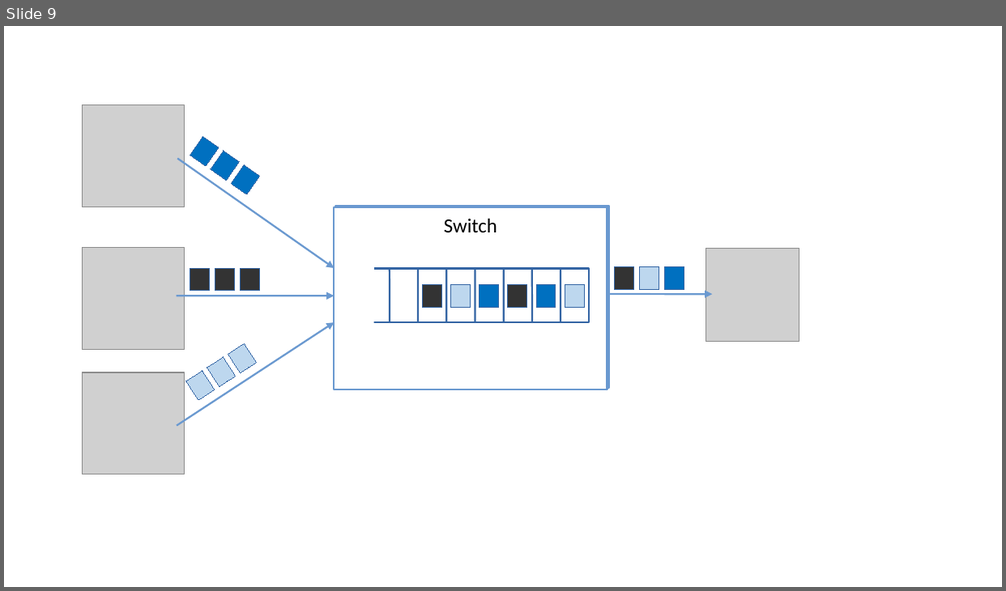
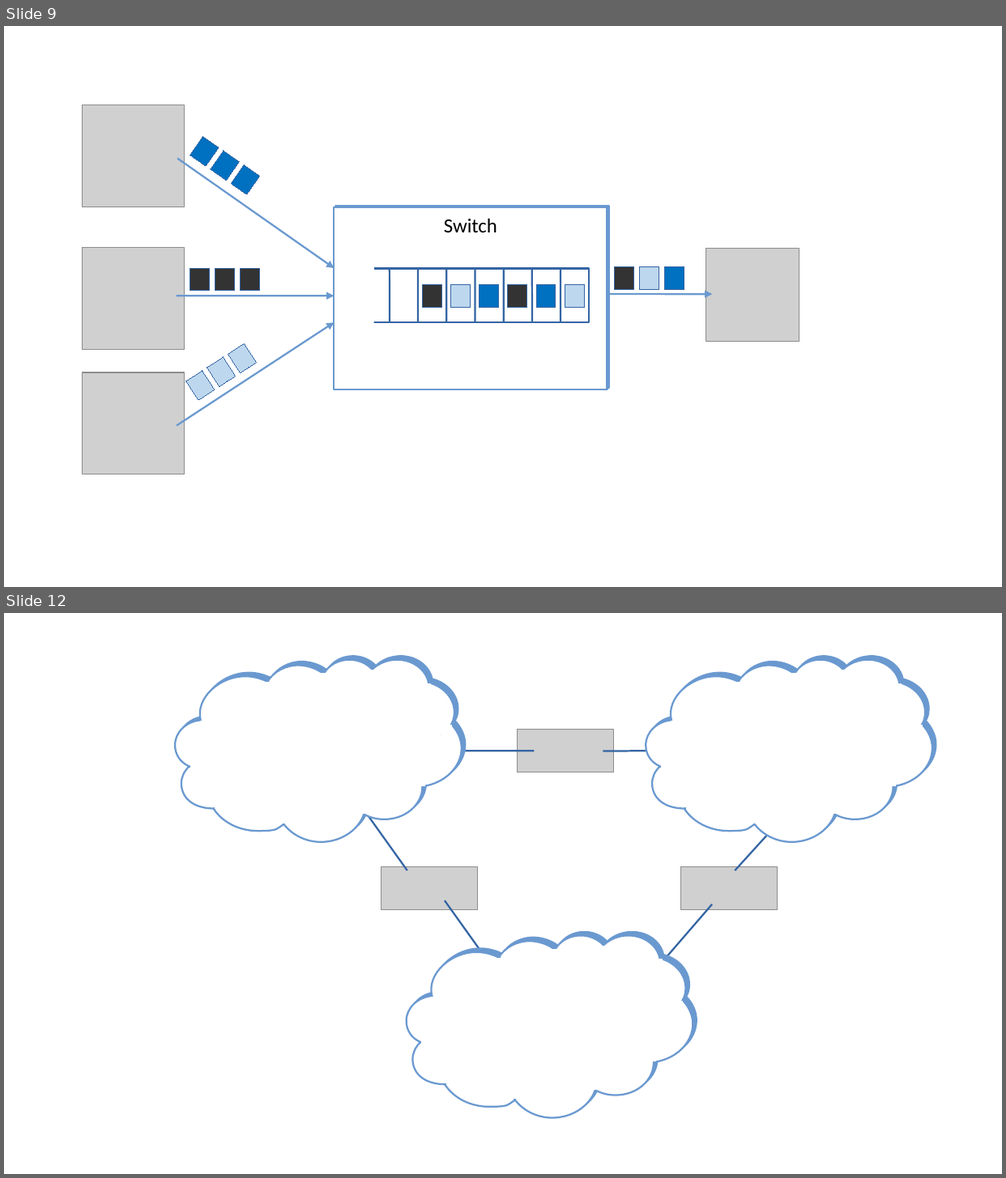
Before and after one commit to SystemsApproach/7E, a slide deck: introduction/figures/introduction.odp. Shown one above the other, each under a label of ours: slide 9 before the commit, slides 9 and 12 after it; the slides between them are not shown. The pictures are 1006x591 and 1006x1178 pixels, drawn with LibreOffice and Linux fonts; fonts in the diff are those of the drawing; grey boxes stand for pictures. Boxes give left, top, right and bottom in pixels: in the first picture for what was removed or moved away, otherwise in the second. Text is boxed around its words. In the diff, an @@ line names an element or a change of style, - is before the commit and + after.

```diff
--- a/introduction/figures/introduction.odp
+++ b/introduction/figures/introduction.odp
@@ slide 12 added at bbox=[4, 613, 1002, 1174], background #FFFFFF @@
@@ picture added at bbox=[518, 730, 613, 773] @@
@@ line added from (439, 752) to (535, 751), #3465A4 1.45 pt @@
@@ line added from (603, 752) to (698, 751), #3465A4 1.45 pt @@
@@ group added at bbox=[175, 660, 462, 842]: 11 rectangles, 1 freeform shape @@
@@ line added from (798, 802) to (735, 871), #3465A4 1.45 pt @@
@@ group added at bbox=[646, 660, 932, 842]: 11 rectangles, 1 freeform shape @@
@@ line added from (362, 807) to (407, 871), #3465A4 1.45 pt @@
@@ picture added at bbox=[381, 867, 478, 910] @@
@@ picture added at bbox=[681, 867, 778, 910] @@
@@ line added from (445, 901) to (490, 965), #3465A4 1.45 pt @@
@@ line added from (712, 905) to (652, 974), #3465A4 1.45 pt @@
@@ group added at bbox=[406, 936, 692, 1118]: 11 rectangles, 1 freeform shape @@
```
Also in this commit, not shown: 3 slides changed, 3 other slides added, 15 other files.
